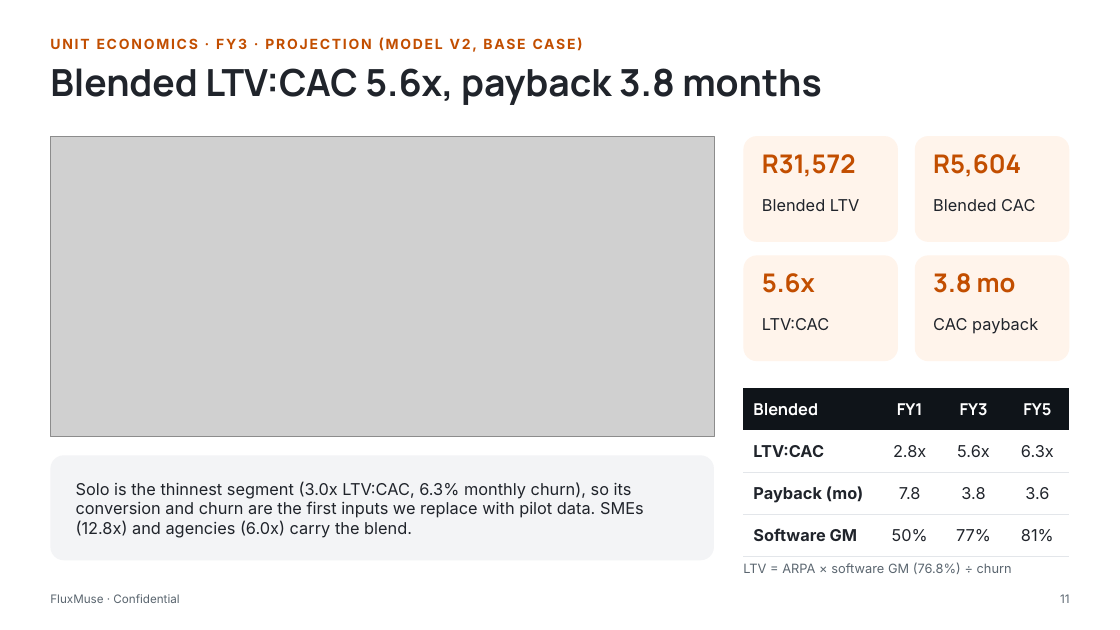
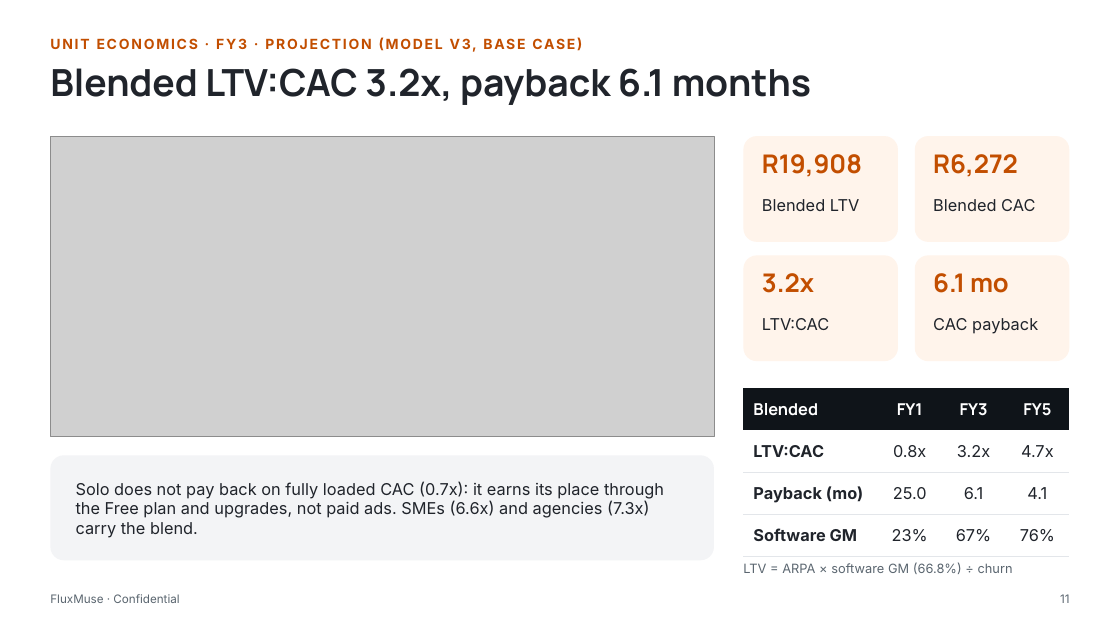
Before and after one commit to embizo/fluxmuse, a slide deck: slide 11 of docs/go-to-market/04_Investor_Pitch_Deck/FluxMuse_Investor_Pitch_Deck.pptx. Drawn at 1120x630 pixels with LibreOffice and Linux fonts; fonts in the diff are those of the drawing; grey boxes stand for pictures. Boxes give left, top, right and bottom in pixels: in the first picture for what was removed or moved away, otherwise in the second. Text is boxed around its words. In the diff, an @@ line names an element or a change of style, - is before the commit and + after.

```diff
--- a/docs/go-to-market/04_Investor_Pitch_Deck/FluxMuse_Investor_Pitch_Deck.pptx
+++ b/docs/go-to-market/04_Investor_Pitch_Deck/FluxMuse_Investor_Pitch_Deck.pptx
@@ text at <box>50,35,1070,57</box>: text changed @@
-UNIT ECONOMICS · FY3 · PROJECTION (MODEL V2, BASE CASE)
+UNIT ECONOMICS · FY3 · PROJECTION (MODEL V3, BASE CASE)
@@ text at <box>50,68,811,105</box>: text changed @@
-Blended LTV:CAC 5.6x, payback 3.8 months
+Blended LTV:CAC 3.2x, payback 6.1 months
@@ text at <box>762,154,862,177</box>: text changed @@
-R31,572
+R19,908
@@ text at <box>933,154,1018,177</box>: text changed @@
-R5,604
+R6,272
@@ text at <box>762,273,814,293</box>: text changed @@
-5.6x
+3.2x
@@ text at <box>933,273,1009,293</box>: text changed @@
-3.8 mo
+6.1 mo
@@ table at <box>744,388,1070,556</box> @@
-row 2: LTV:CAC | 2.8x | 5.6x | 6.3x
+row 2: LTV:CAC | 0.8x | 3.2x | 4.7x
-row 3: Payback (mo) | 7.8 | 3.8 | 3.6
+row 3: Payback (mo) | 25.0 | 6.1 | 4.1
-row 4: Software GM | 50% | 77% | 81%
+row 4: Software GM | 23% | 67% | 76%
@@ text at <box>76,481,664,538</box>: text changed @@
-Solo is the thinnest segment (3.0x LTV:CAC, 6.3% monthly churn), so its conversion and churn are the first inputs we replace with pilot data. SMEs (12.8x) and agencies (6.0x) carry the blend.
+Solo does not pay back on fully loaded CAC (0.7x): it earns its place through the Free plan and upgrades, not paid ads. SMEs (6.6x) and agencies (7.3x) carry the blend.
@@ text at <box>743,562,1013,574</box>: text changed @@
-LTV = ARPA × software GM (76.8%) ÷ churn
+LTV = ARPA × software GM (66.8%) ÷ churn
```
Also in this commit, not shown: 29 other slides changed, 15 other files.
